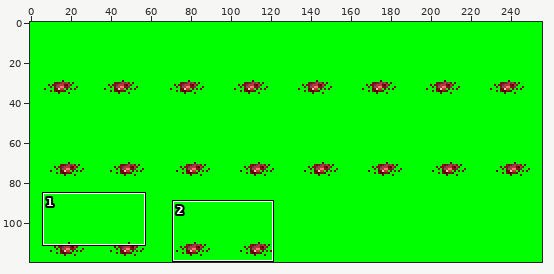
One commit to this sprite sheet: Resources/Evidence/Cattle_Mutilation/Units/CattleOrgan1_spritesheet.png. Above, an overview of the earlier version with the close-up marked.
Close-up. As it was:
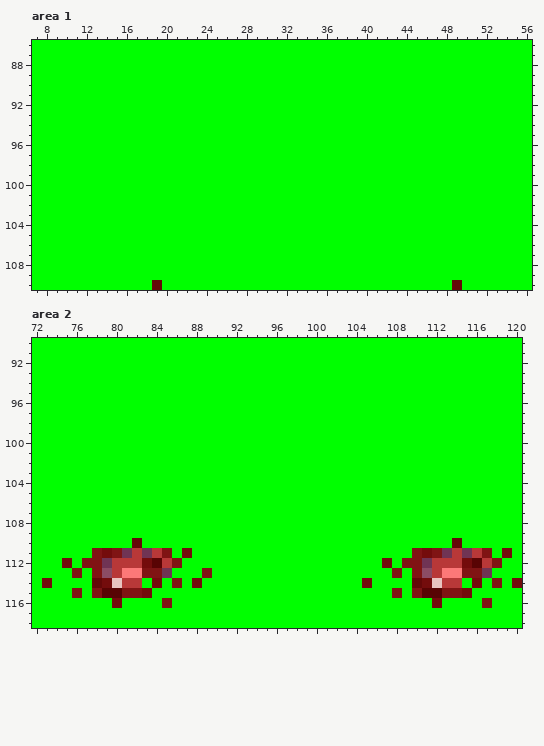
The file is 256x120 pixels. Shown: area 1: x 7..56, y 86..110; area 2: x 72..120, y 90..118.
The result:
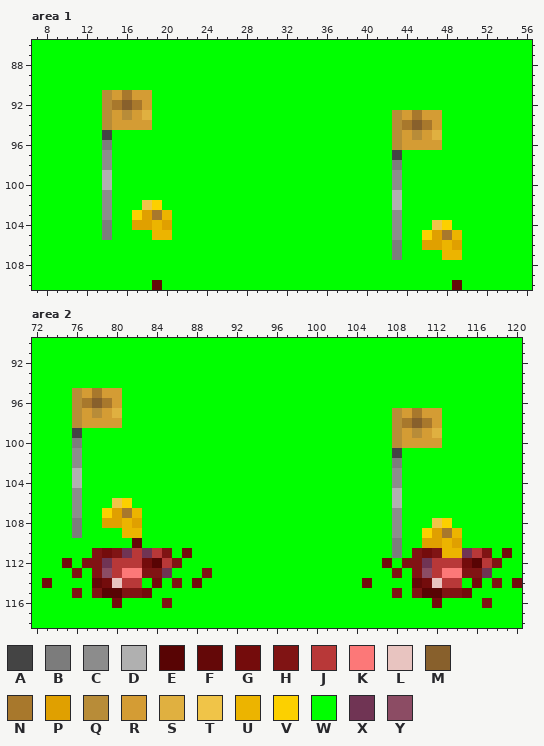
Palette (. is transparent): A #444444  B #7c7c7c  C #8c8c8c  D #b0b0b0  E #580404  F #640808  G #740c0c  H #801414  J #b83838  K #fc7878  L #e8c4c0  M #88602c  N #a8782c  P #e0a000  Q #b88c38  R #d49c34  S #e0b040  T #f0c448  U #ecb400  V #fcd000  W #00ff00  X #703454  Y #8c4c64
The edit:
Area 1:
y 91: x 14..18 WWWWW -> QRNRR
y 92: x 14..18 WWWWW -> QNMNR
y 93: x 14..18 WWWWW -> QRQRS; x 43..47 WWWWW -> QRNRR
y 94: x 14..18 WWWWW -> QRRRR; x 43..47 WWWWW -> QNMNR
y 95: x 14 W -> A; x 43..47 WWWWW -> QRQRS
y 96: x 14 W -> B; x 43..47 WWWWW -> QRRRR
y 97: x 14 W -> C; x 43 W -> A
y 98: x 14 W -> C; x 43 W -> B
y 99..100: x 14 W -> D; x 43 W -> C
y 101: x 14 W -> C; x 43 W -> D
y 102: x 14 W -> C; x 18..19 WW -> TV; x 43 W -> D
y 103: x 14 W -> C; x 17..20 WWWW -> VPNU; x 43 W -> C
y 104: x 14 W -> B; x 17..20 WWWW -> PPUP; x 43 W -> C; x 47..48 WW -> TV
y 105: x 14 W -> B; x 19..20 WW -> UU; x 43 W -> C; x 46..49 WWWW -> VPNU
y 106: x 43 W -> B; x 46..49 WWWW -> PPUP
y 107: x 43 W -> B; x 48..49 WW -> UU
Area 2:
y 95: x 76..80 WWWWW -> QRNRR
y 96: x 76..80 WWWWW -> QNMNR
y 97: x 76..80 WWWWW -> QRQRS; x 108..112 WWWWW -> QRNRR
y 98: x 76..80 WWWWW -> QRRRR; x 108..112 WWWWW -> QNMNR
y 99: x 76 W -> A; x 108..112 WWWWW -> QRQRS
y 100: x 76 W -> B; x 108..112 WWWWW -> QRRRR
y 101: x 76 W -> C; x 108 W -> A
y 102: x 76 W -> C; x 108 W -> B
y 103..104: x 76 W -> D; x 108 W -> C
y 105: x 76 W -> C; x 108 W -> D
y 106: x 76 W -> C; x 80..81 WW -> TV; x 108 W -> D
y 107: x 76 W -> C; x 79..82 WWWW -> VPNU; x 108 W -> C
y 108: x 76 W -> B; x 79..82 WWWW -> PPUP; x 108 W -> C; x 112..113 WW -> TV
y 109: x 76 W -> B; x 81..82 WW -> UU; x 108 W -> C; x 111..114 WWWW -> VPNU
y 110: x 108 W -> B; x 111..114 WWWF -> PPUP
y 111: x 108 W -> B; x 113..114 XJ -> UU
Pixel boxes of the changes (left, top, right, bottom) in both close-ups:
changed: (102, 90, 172, 240)
changed: (392, 110, 462, 260)
changed: (72, 388, 142, 538)
changed: (392, 408, 462, 558)
